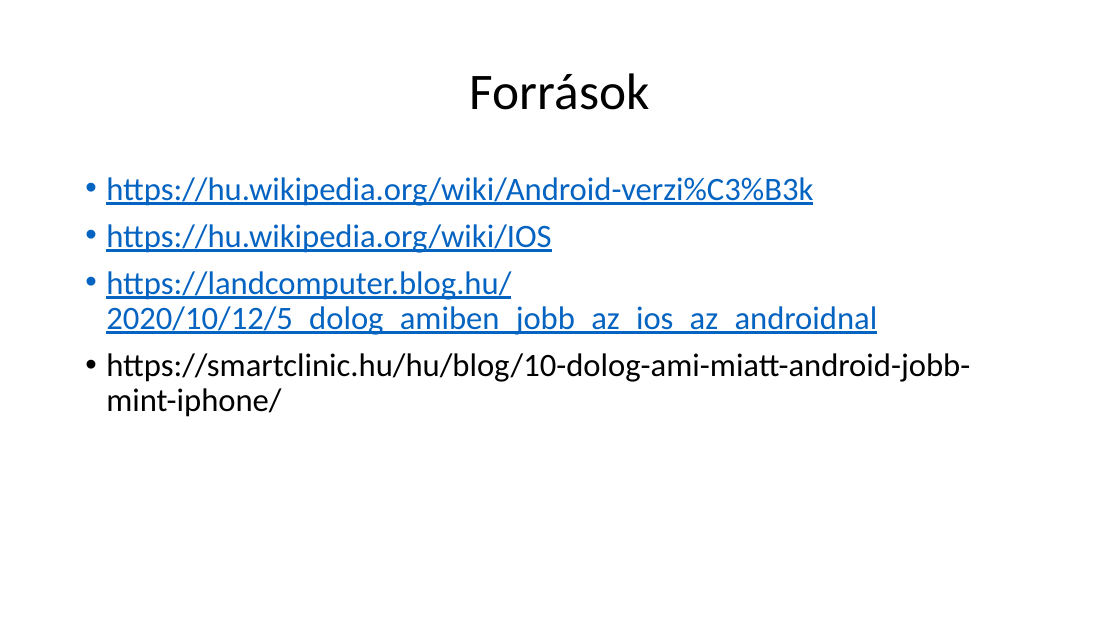
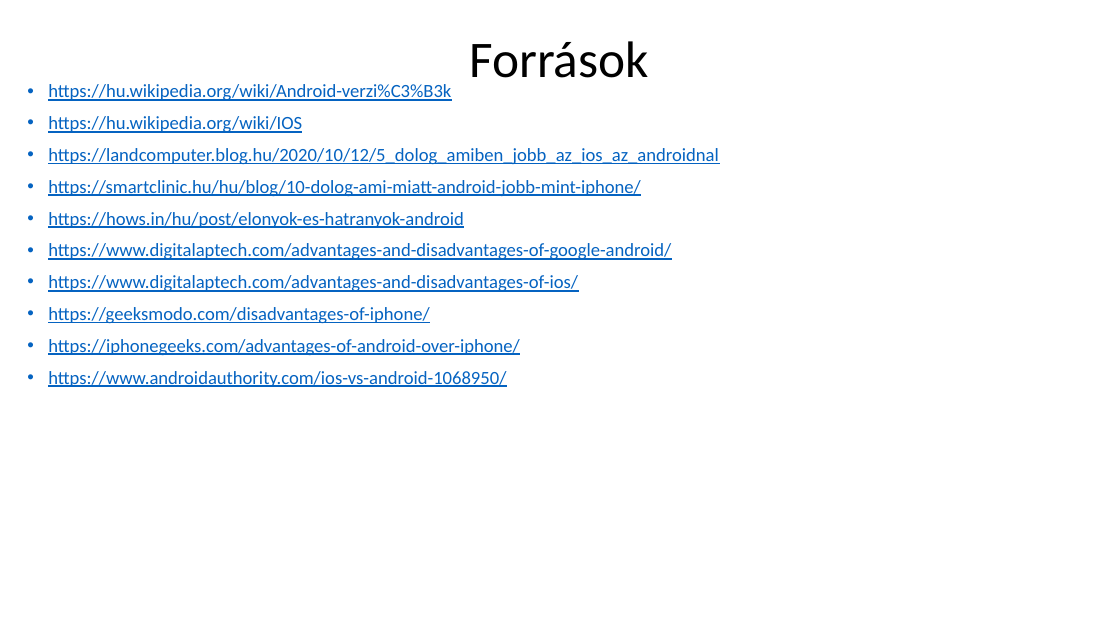
Before and after one commit to RafaelAlex123/ikt-szakmai-ppt, a slide deck: slide 8 of ikt powerpoint.pptx. Drawn at 1120x630 pixels with LibreOffice and Linux fonts; fonts in the diff are those of the drawing. Boxes give left, top, right and bottom in pixels: in the first picture for what was removed or moved away, otherwise in the second. Text is boxed around its words. In the diff, an @@ line names an element or a change of style, - is before the commit and + after.

```diff
--- a/ikt powerpoint.pptx
+++ b/ikt powerpoint.pptx
@@ title "Források" moved from (x1=470, y1=73, x2=650, y2=110) to (x1=469, y1=41, x2=649, y2=78) @@
@@ text "https://hu.wikipedia.org/wiki/Android-verzi%C3%B3k" moved from (x1=106, y1=177, x2=970, y2=417) to (x1=48, y1=84, x2=718, y2=387) @@
@@ text at (x1=48, y1=84, x2=718, y2=197): size 28 to 16 pt in "https://hu.wikipedia.org/wiki/Android-verzi%C3%B3k", "https://hu.wikipedia.org/wiki/IOS", "https://landcomputer.blog.hu/2020/10/12/5_dolog_amiben_jobb_ ...", "https://smartclinic.hu/hu/blog/10-dolog-ami-miatt-android-jo ..."; text colour #000000 to #0563C1, underline on in "https://smartclinic.hu/hu/blog/10-dolog-ami-miatt-android-jo ..." @@
@@ text at (x1=48, y1=212, x2=671, y2=387): paragraphs added @@
+• https://hows.in/hu/post/elonyok-es-hatranyok-android
+• https://www.digitalaptech.com/advantages-and-disadvantages-of-google-android/
+• https://www.digitalaptech.com/advantages-and-disadvantages-of-ios/
+• https://geeksmodo.com/disadvantages-of-iphone/
+• https://iphonegeeks.com/advantages-of-android-over-iphone/
+• https://www.androidauthority.com/ios-vs-android-1068950/
```
Also in this commit, not shown: 3 other slides changed, 1 slide added, 1 slide removed.
